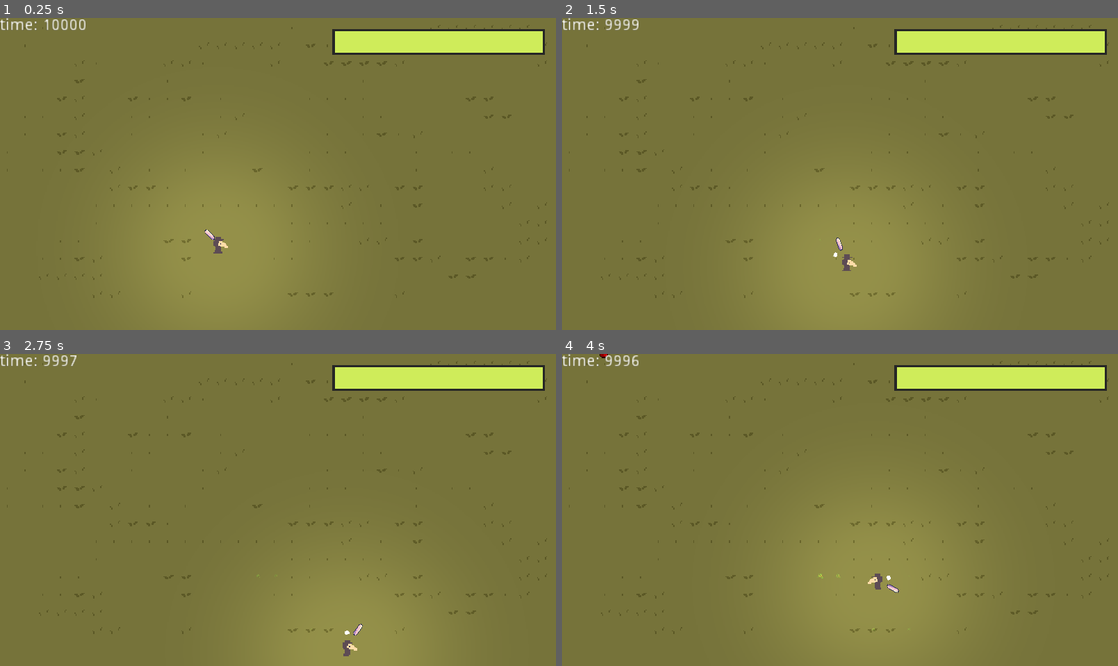
Above: before the commit, frames 1-4 (two rows, left to right).
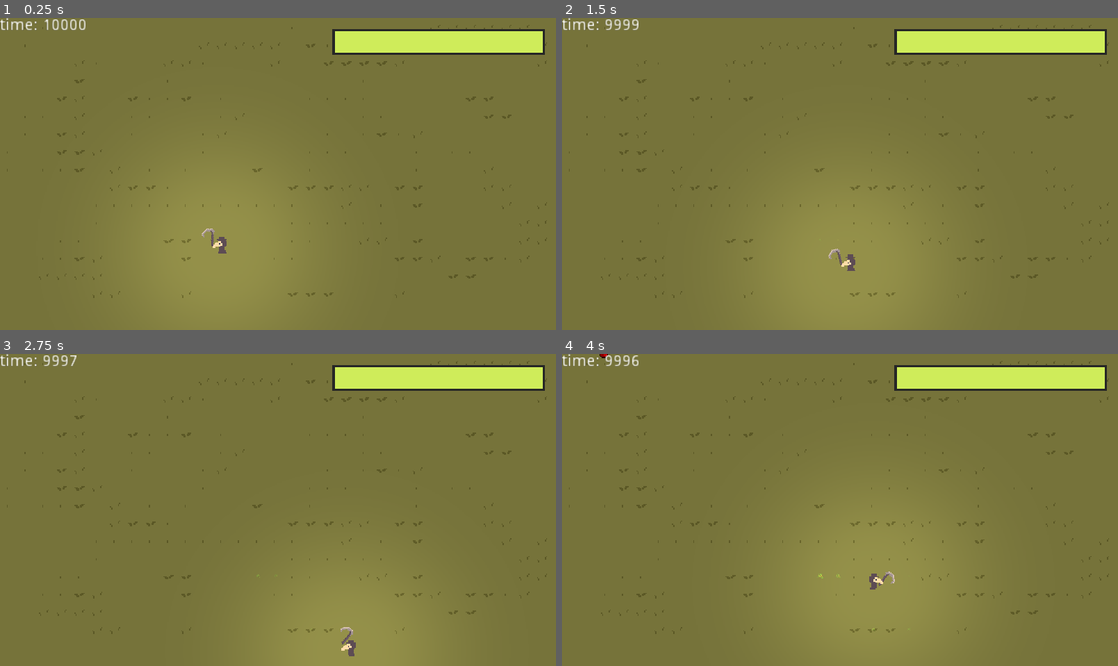
Above: after the commit, the same moments.

Repository: AJ08Coder/LudumDare52
Game: Godot game, scene res://Enviroment/World.tscn
Two runs of this game, one before a commit and one after it. Both use one fixed random seed, a clock stepped at 60 frames per second and the inputs below.
Inputs (mouse positions are in pixels of both pictures, inside the frame that each line leads up to):
- Up to frame 1 (0.25 s): no input
- Up to frame 2 (1.5 s): tap Enter at 0.5 s; move the mouse to (962, 158) at 0.52 s; press the mouse at (962, 158) at 0.53 s; hold D (move_right) 0.53-1.28 s; tap E (plant) at 0.8, 1.35 s; move the mouse to (728, 189) at 1.27 s; release the mouse at (728, 189) at 1.28 s; hold S (move_down) from 1.28 s (still down)
- Up to frame 3 (2.75 s): click (166, 525) at 1.55 s; move the mouse to (333, 441) at 2.02 s; release S (move_down) at 2.03 s; press the mouse at (333, 441) at 2.03 s; hold D (move_right) from 2.03 s (still down); tap E (plant) at 2.3 s
- Up to frame 4 (4 s): move the mouse to (812, 572) at 2.77 s; release D (move_right) at 2.78 s; release the mouse at (812, 572) at 2.78 s; hold W (move_up) 2.78-3.53 s; tap E (plant) at 2.85, 3.8 s; click (812, 572) at 3.05 s; move the mouse to (1006, 556) at 3.52 s; press the mouse at (1006, 556) at 3.53 s; hold A (move_left) from 3.53 s (still down)

The runs differ from the first frame. In frame 1, 0.1% of the frame differs, in the area x 36-41%, y 67-76%; in frame 2, 0.2%, in the area x 47-53%, y 70-82%; in frame 3, 0.2%; in frame 4, 0.2%.

Commit message:
Added Scythe

Diff:
--- a/Characters/Player/MeeleWeapon.tscn
+++ b/Characters/Player/MeeleWeapon.tscn
@@ -1,12 +1,12 @@
 [gd_scene load_steps=6 format=2]
 
-[ext_resource path="res://Art/PLACEHOLDERPLAYER.png" type="Texture" id=1]
+[ext_resource path="res://Art/scythe.png" type="Texture" id=1]
 [ext_resource path="res://Characters/Hitbox.gd" type="Script" id=2]
 
-[sub_resource type="RectangleShape2D" id=1]
-extents = Vector2( 9, 6 )
+[sub_resource type="RectangleShape2D" id=8]
+extents = Vector2( 7.75, 5 )
 
-[sub_resource type="Animation" id=3]
+[sub_resource type="Animation" id=9]
 length = 0.001
 tracks/0/type = "value"
 tracks/0/path = NodePath("HitBox:position")
@@ -18,7 +18,7 @@
 "times": PoolRealArray( 0 ),
 "transitions": PoolRealArray( 1 ),
 "update": 0,
-"values": [ Vector2( 0, 0 ) ]
+"values": [ Vector2( 15, 5 ) ]
 }
 tracks/1/type = "value"
 tracks/1/path = NodePath("HitBox:rotation_degrees")
@@ -44,12 +44,25 @@
 "update": 0,
 "values": [ true ]
 }
+tracks/3/type = "value"
+tracks/3/path = NodePath("HitBox/Sprite:frame")
+tracks/3/interp = 1
+tracks/3/loop_wrap = true
+tracks/3/imported = false
+tracks/3/enabled = true
+tracks/3/keys = {
+"times": PoolRealArray( 0 ),
+"transitions": PoolRealArray( 1 ),
+"update": 0,
+"values": [ 0 ]
+}
 
-[sub_resource type="Animation" id=2]
+[sub_resource type="Animation" id=10]
 resource_name = "Slash1"
 length = 0.2
+step = 0.01
 tracks/0/type = "value"
-tracks/0/path = NodePath("HitBox:position")
+tracks/0/path = NodePath("HitBox/CollisionShape2D:disabled")
 tracks/0/interp = 1
 tracks/0/loop_wrap = true
 tracks/0/imported = false
@@ -57,23 +70,23 @@
 tracks/0/keys = {
 "times": PoolRealArray( 0, 0.2 ),
 "transitions": PoolRealArray( 1, 1 ),
-"update": 0,
-"values": [ Vector2( -13, 1.00005 ), Vector2( 9.99999, -3.00004 ) ]
+"update": 1,
+"values": [ false, true ]
 }
 tracks/1/type = "value"
-tracks/1/path = NodePath("HitBox:rotation_degrees")
+tracks/1/path = NodePath("HitBox/Sprite:frame")
 tracks/1/interp = 1
 tracks/1/loop_wrap = true
 tracks/1/imported = false
 tracks/1/enabled = true
 tracks/1/keys = {
-"times": PoolRealArray( 0, 0.2 ),
-"transitions": PoolRealArray( 1, 1 ),
-"update": 0,
-"values": [ -45.9, 39.7 ]
+"times": PoolRealArray( 0, 0.04, 0.08, 0.16, 0.2 ),
+"transitions": PoolRealArray( 1, 1, 1, 1, 1 ),
+"update": 1,
+"values": [ 1, 2, 3, 5, 6 ]
 }
 tracks/2/type = "value"
-tracks/2/path = NodePath("HitBox/CollisionShape2D:disabled")
+tracks/2/path = NodePath("HitBox:position")
 tracks/2/interp = 1
 tracks/2/loop_wrap = true
 tracks/2/imported = false
@@ -81,30 +94,44 @@
 tracks/2/keys = {
 "times": PoolRealArray( 0, 0.2 ),
 "transitions": PoolRealArray( 1, 1 ),
-"update": 1,
-"values": [ false, true ]
+"update": 0,
+"values": [ Vector2( 13, 0 ), Vector2( 14, 10 ) ]
+}
+tracks/3/type = "value"
+tracks/3/path = NodePath("HitBox:rotation_degrees")
+tracks/3/interp = 1
+tracks/3/loop_wrap = true
+tracks/3/imported = false
+tracks/3/enabled = true
+tracks/3/keys = {
+"times": PoolRealArray( 0, 0.2 ),
+"transitions": PoolRealArray( 1, 1 ),
+"update": 0,
+"values": [ -46.5, 77.4 ]
 }
 
 [node name="MeeleWeapon" type="Node2D"]
-position = Vector2( 12, 0 )
-rotation = 1.5708
-
-[node name="HitBox" type="Area2D" parent="."]
-collision_layer = 0
-collision_mask = 32
-script = ExtResource( 2 )
+position = Vector2( 17, -17 )
+rotation = -0.380482
 __meta__ = {
 "_edit_group_": true
 }
 
+[node name="HitBox" type="Area2D" parent="."]
+position = Vector2( 15, 5 )
+collision_layer = 0
+collision_mask = 32
+script = ExtResource( 2 )
+
 [node name="CollisionShape2D" type="CollisionShape2D" parent="HitBox"]
-shape = SubResource( 1 )
+shape = SubResource( 8 )
 disabled = true
 
 [node name="Sprite" type="Sprite" parent="HitBox"]
-scale = Vector2( 0.5, 0.75 )
+position = Vector2( -2, -2 )
 texture = ExtResource( 1 )
+vframes = 7
 
 [node name="AnimationPlayer" type="AnimationPlayer" parent="."]
-anims/RESET = SubResource( 3 )
-anims/Slash1 = SubResource( 2 )
+anims/RESET = SubResource( 9 )
+anims/Slash1 = SubResource( 10 )
--- a/Characters/Player/Player.gd
+++ b/Characters/Player/Player.gd
@@ -12,6 +12,7 @@
 onready var sprite = $Sprite
 onready var animplayer = $AnimationPlayer
 onready var plant_cooldown = $PlantCooldown
+onready var weapon_anim = $Hand/MeeleWeapon/HitBox/AnimationPlayer
 
 signal health_changed
 
@@ -21,9 +22,15 @@
 	health -= amount
 	emit_signal("health_changed", health)
 
+
 func choose_rand_item(list): # chooses random item off list
 	list.shuffle()
 	return list[0]
+
+func face(dir):
+	hand.scale.y = dir
+
+	sprite.scale.x = dir
 
 func _physics_process(delta):
 	var input_vector = Input.get_vector("move_left", "move_right", "move_up","move_down")
@@ -31,8 +38,8 @@
 
 	move_and_slide(speed * move_direction)
 
-	if input_vector.x != 0:
-		sprite.flip_h = input_vector.x < 0
+#	if input_vector.x != 0:
+#		sprite.flip_h = input_vector.x < 0
 
 	if move_direction:
 		animplayer.play("Walk")
@@ -40,6 +47,12 @@
 		animplayer.play("RESET")
 
 	hand.look_at(get_global_mouse_position())
+
+	if get_global_mouse_position().x > global_position.x:
+		face(1)
+	elif get_global_mouse_position().x < global_position.x:
+		face(-1)
+
 
 
 	if Input.is_action_pressed("plant") and plant_cooldown.is_stopped():
@@ -54,7 +67,7 @@
 	spot.x += tile_size/2
 	spot.y += tile_size/2
 
-	crop_loc.append(Vector2(spot.x,spot.y))
+
 	# there is already a crop planted bish
 	if Global.world_node.crop_spots.find(spot) != -1:
 		return
@@ -68,9 +81,11 @@
 
 func _input(event):
 	if event.is_action_pressed("attack"):
-		meele_weapon.get_node("AnimationPlayer").play("Slash1")
+		weapon_anim.play("Slash")
 
 
+func _ready():
+	weapon_anim.play("Idle")
 
 #Enemy AI
 
@@ -97,3 +112,8 @@
 	#Enemy not in range to attack with weapon
 	if body.is_in_group("Enemy"):
 				body.state = body.SURROUND # surround player
+
+
+func _on_AnimationPlayer_animation_finished(anim_name):
+	if anim_name == "Slash":
+		weapon_anim.play("Idle")
--- a/Characters/Player/Player.tscn
+++ b/Characters/Player/Player.tscn
@@ -1,11 +1,15 @@
-[gd_scene load_steps=13 format=2]
+[gd_scene load_steps=18 format=2]
 
 [ext_resource path="res://Art/plaguedoctor.png" type="Texture" id=1]
 [ext_resource path="res://Characters/Player/Player.gd" type="Script" id=2]
 [ext_resource path="res://Characters/Hurtbox.gd" type="Script" id=3]
+[ext_resource path="res://Art/scythe.png" type="Texture" id=4]
 [ext_resource path="res://Enviroment/Crop.tscn" type="PackedScene" id=5]
-[ext_resource path="res://Characters/Player/MeeleWeapon.tscn" type="PackedScene" id=6]
+[ext_resource path="res://Characters/Hitbox.gd" type="Script" id=6]
 [ext_resource path="res://gradslol.png" type="Texture" id=7]
+
+[sub_resource type="RectangleShape2D" id=7]
+extents = Vector2( 3, 6.5 )
 
 [sub_resource type="RectangleShape2D" id=3]
 extents = Vector2( 3.5, 7 )
@@ -42,19 +46,183 @@
 "values": [ 0, 1, 2, 3 ]
 }
 
+[sub_resource type="RectangleShape2D" id=8]
+extents = Vector2( 7.75, 5 )
+
+[sub_resource type="Animation" id=10]
+resource_name = "Idle"
+tracks/0/type = "value"
+tracks/0/path = NodePath("HitBox/Sprite:frame")
+tracks/0/interp = 1
+tracks/0/loop_wrap = true
+tracks/0/imported = false
+tracks/0/enabled = true
+tracks/0/keys = {
+"times": PoolRealArray( 0 ),
+"transitions": PoolRealArray( 1 ),
+"update": 1,
+"values": [ 0 ]
+}
+tracks/1/type = "value"
+tracks/1/path = NodePath(".:position")
+tracks/1/interp = 1
+tracks/1/loop_wrap = true
+tracks/1/imported = false
+tracks/1/enabled = true
+tracks/1/keys = {
+"times": PoolRealArray( 0 ),
+"transitions": PoolRealArray( 1 ),
+"update": 0,
+"values": [ Vector2( 10, 0 ) ]
+}
+tracks/2/type = "value"
+tracks/2/path = NodePath(".:rotation_degrees")
+tracks/2/interp = 1
+tracks/2/loop_wrap = true
+tracks/2/imported = false
+tracks/2/enabled = true
+tracks/2/keys = {
+"times": PoolRealArray( 0 ),
+"transitions": PoolRealArray( 1 ),
+"update": 0,
+"values": [ 0.0 ]
+}
+tracks/3/type = "value"
+tracks/3/path = NodePath("HitBox/CollisionShape2D:disabled")
+tracks/3/interp = 1
+tracks/3/loop_wrap = true
+tracks/3/imported = false
+tracks/3/enabled = true
+tracks/3/keys = {
+"times": PoolRealArray( 0 ),
+"transitions": PoolRealArray( 1 ),
+"update": 1,
+"values": [ true ]
+}
+
+[sub_resource type="Animation" id=11]
+length = 0.001
+tracks/0/type = "value"
+tracks/0/path = NodePath(".:rotation_degrees")
+tracks/0/interp = 1
+tracks/0/loop_wrap = true
+tracks/0/imported = false
+tracks/0/enabled = true
+tracks/0/keys = {
+"times": PoolRealArray( 0 ),
+"transitions": PoolRealArray( 1 ),
+"update": 0,
+"values": [ 14.5 ]
+}
+tracks/1/type = "value"
+tracks/1/path = NodePath(".:position")
+tracks/1/interp = 1
+tracks/1/loop_wrap = true
+tracks/1/imported = false
+tracks/1/enabled = true
+tracks/1/keys = {
+"times": PoolRealArray( 0 ),
+"transitions": PoolRealArray( 1 ),
+"update": 0,
+"values": [ Vector2( 9.036, 6.499 ) ]
+}
+tracks/2/type = "value"
+tracks/2/path = NodePath("HitBox/Sprite:frame")
+tracks/2/interp = 1
+tracks/2/loop_wrap = true
+tracks/2/imported = false
+tracks/2/enabled = true
+tracks/2/keys = {
+"times": PoolRealArray( 0 ),
+"transitions": PoolRealArray( 1 ),
+"update": 0,
+"values": [ 2 ]
+}
+tracks/3/type = "value"
+tracks/3/path = NodePath("HitBox/CollisionShape2D:disabled")
+tracks/3/interp = 1
+tracks/3/loop_wrap = true
+tracks/3/imported = false
+tracks/3/enabled = true
+tracks/3/keys = {
+"times": PoolRealArray( 0 ),
+"transitions": PoolRealArray( 1 ),
+"update": 0,
+"values": [ true ]
+}
+
+[sub_resource type="Animation" id=9]
+resource_name = "Slash"
+length = 0.2
+step = 0.05
+tracks/0/type = "value"
+tracks/0/path = NodePath(".:position")
+tracks/0/interp = 1
+tracks/0/loop_wrap = true
+tracks/0/imported = false
+tracks/0/enabled = true
+tracks/0/keys = {
+"times": PoolRealArray( 0, 0.2 ),
+"transitions": PoolRealArray( 1, 1 ),
+"update": 0,
+"values": [ Vector2( 9.036, -6.499 ), Vector2( 9.036, 6.499 ) ]
+}
+tracks/1/type = "value"
+tracks/1/path = NodePath(".:rotation_degrees")
+tracks/1/interp = 1
+tracks/1/loop_wrap = true
+tracks/1/imported = false
+tracks/1/enabled = true
+tracks/1/keys = {
+"times": PoolRealArray( 0, 0.2 ),
+"transitions": PoolRealArray( 1, 1 ),
+"update": 0,
+"values": [ -14.5, 72.6 ]
+}
+tracks/2/type = "value"
+tracks/2/path = NodePath("HitBox/Sprite:frame")
+tracks/2/interp = 1
+tracks/2/loop_wrap = true
+tracks/2/imported = false
+tracks/2/enabled = true
+tracks/2/keys = {
+"times": PoolRealArray( 0, 0.05, 0.15, 0.2 ),
+"transitions": PoolRealArray( 1, 1, 1, 1 ),
+"update": 1,
+"values": [ 2, 3, 5, 6 ]
+}
+tracks/3/type = "value"
+tracks/3/path = NodePath("HitBox/CollisionShape2D:disabled")
+tracks/3/interp = 1
+tracks/3/loop_wrap = true
+tracks/3/imported = false
+tracks/3/enabled = true
+tracks/3/keys = {
+"times": PoolRealArray( 0, 0.2 ),
+"transitions": PoolRealArray( 1, 1 ),
+"update": 1,
+"values": [ false, true ]
+}
+
 [sub_resource type="CircleShape2D" id=5]
 radius = 50.0
 
 [sub_resource type="CircleShape2D" id=6]
 radius = 14.0357
-
-[sub_resource type="RectangleShape2D" id=7]
-extents = Vector2( 3, 6.5 )
 
 [node name="Player" type="KinematicBody2D"]
 collision_mask = 4
 script = ExtResource( 2 )
 crop = ExtResource( 5 )
+
+[node name="HurtBox" type="Area2D" parent="."]
+collision_layer = 16
+collision_mask = 0
+script = ExtResource( 3 )
+
+[node name="CollisionShape2D" type="CollisionShape2D" parent="HurtBox"]
+position = Vector2( -1, 1 )
+shape = SubResource( 7 )
 
 [node name="CollisionShape2D" type="CollisionShape2D" parent="."]
 position = Vector2( -1, 1 )
@@ -79,16 +247,47 @@
 }
 
 [node name="Polygon2D" type="Polygon2D" parent="Hand/Action"]
+visible = false
 polygon = PoolVector2Array( -2, -1, -1, 2, 1, 2, 2, 0, 1, -2, -1, -2 )
 
-[node name="MeeleWeapon" parent="Hand" instance=ExtResource( 6 )]
+[node name="MeeleWeapon" type="Node2D" parent="Hand"]
+position = Vector2( 9.036, 6.499 )
+rotation = 0.253073
+
+[node name="HitBox" type="Area2D" parent="Hand/MeeleWeapon"]
+z_index = -1
+z_as_relative = false
+collision_layer = 0
+collision_mask = 32
+script = ExtResource( 6 )
+__meta__ = {
+"_edit_group_": true
+}
+
+[node name="CollisionShape2D" type="CollisionShape2D" parent="Hand/MeeleWeapon/HitBox"]
+shape = SubResource( 8 )
+disabled = true
+
+[node name="Sprite" type="Sprite" parent="Hand/MeeleWeapon/HitBox"]
+position = Vector2( -2, -2 )
+texture = ExtResource( 4 )
+vframes = 7
+frame = 2
+
+[node name="AnimationPlayer" type="AnimationPlayer" parent="Hand/MeeleWeapon/HitBox"]
+root_node = NodePath("../..")
+anims/Idle = SubResource( 10 )
+anims/RESET = SubResource( 11 )
+anims/Slash = SubResource( 9 )
 
 [node name="Attract" type="Area2D" parent="."]
+visible = false
 
 [node name="CollisionShape2D" type="CollisionShape2D" parent="Attract"]
 shape = SubResource( 5 )
 
 [node name="Attack" type="Area2D" parent="."]
+visible = false
 
 [node name="CollisionShape2D" type="CollisionShape2D" parent="Attack"]
 shape = SubResource( 6 )
@@ -96,23 +295,16 @@
 [node name="Light2D" type="Light2D" parent="."]
 texture = ExtResource( 7 )
 energy = 0.5
+__meta__ = {
+"_edit_lock_": true
+}
 
 [node name="PlantCooldown" type="Timer" parent="."]
 wait_time = 0.5
 one_shot = true
 
-[node name="HurtBox" type="Area2D" parent="."]
-collision_layer = 16
-collision_mask = 0
-script = ExtResource( 3 )
-
-[node name="CollisionShape2D" type="CollisionShape2D" parent="HurtBox"]
-position = Vector2( -1, 1 )
-shape = SubResource( 7 )
-
+[connection signal="animation_finished" from="Hand/MeeleWeapon/HitBox/AnimationPlayer" to="." method="_on_AnimationPlayer_animation_finished"]
 [connection signal="body_entered" from="Attract" to="." method="_on_Attract_body_entered"]
 [connection signal="body_exited" from="Attract" to="." method="_on_Attract_body_exited"]
 [connection signal="body_entered" from="Attack" to="." method="_on_Attack_body_entered"]
 [connection signal="body_exited" from="Attack" to="." method="_on_Attack_body_exited"]
-
-[editable path="Hand/MeeleWeapon"]
Binary file added: Art/scythe.ase
Binary file added: Art/scythe.png
Not shown, added: Art/scythe.png.import
